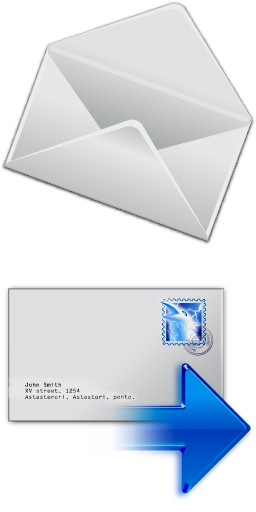
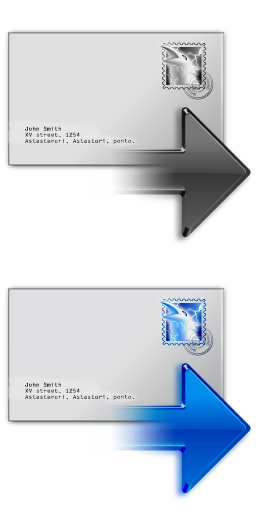
Revision of a layered 256 x 512 image; what changed, layer by layer:
painted on "mail_generic-256.png" over (x1=1, y1=1, x2=255, y2=245)
